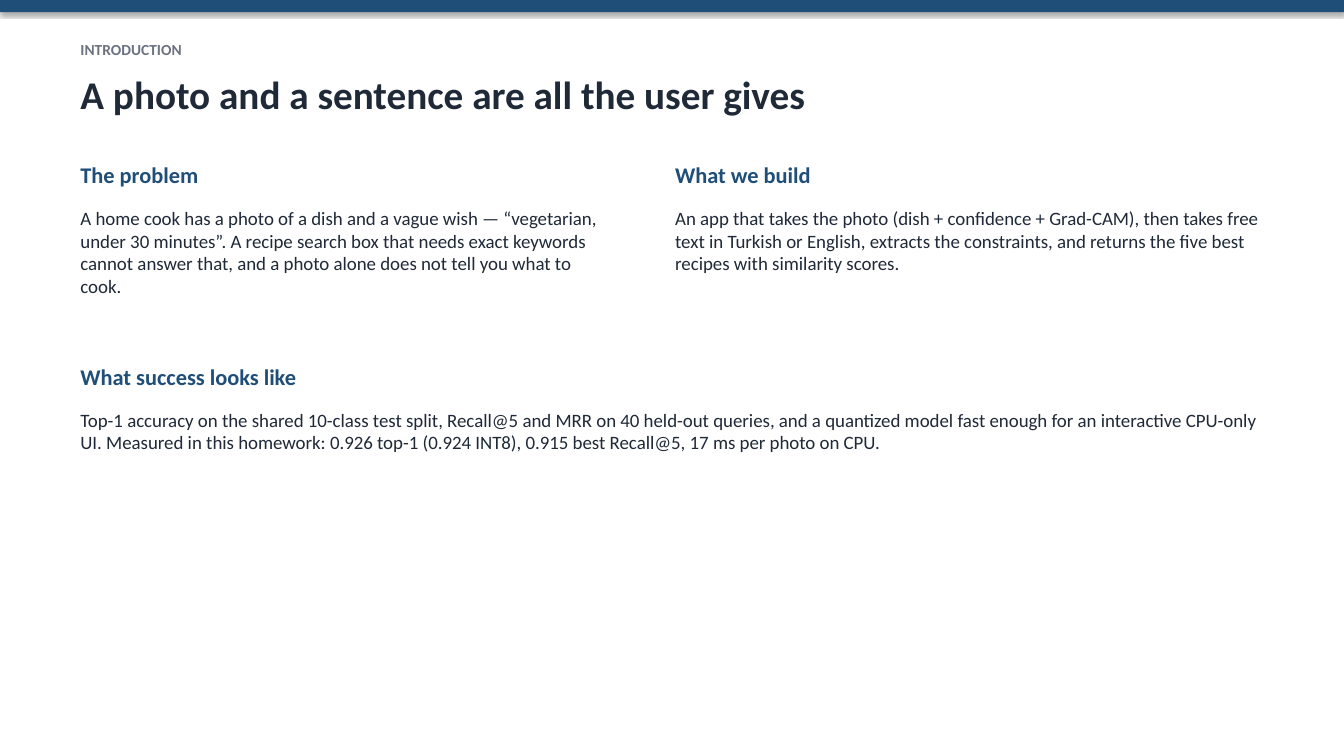
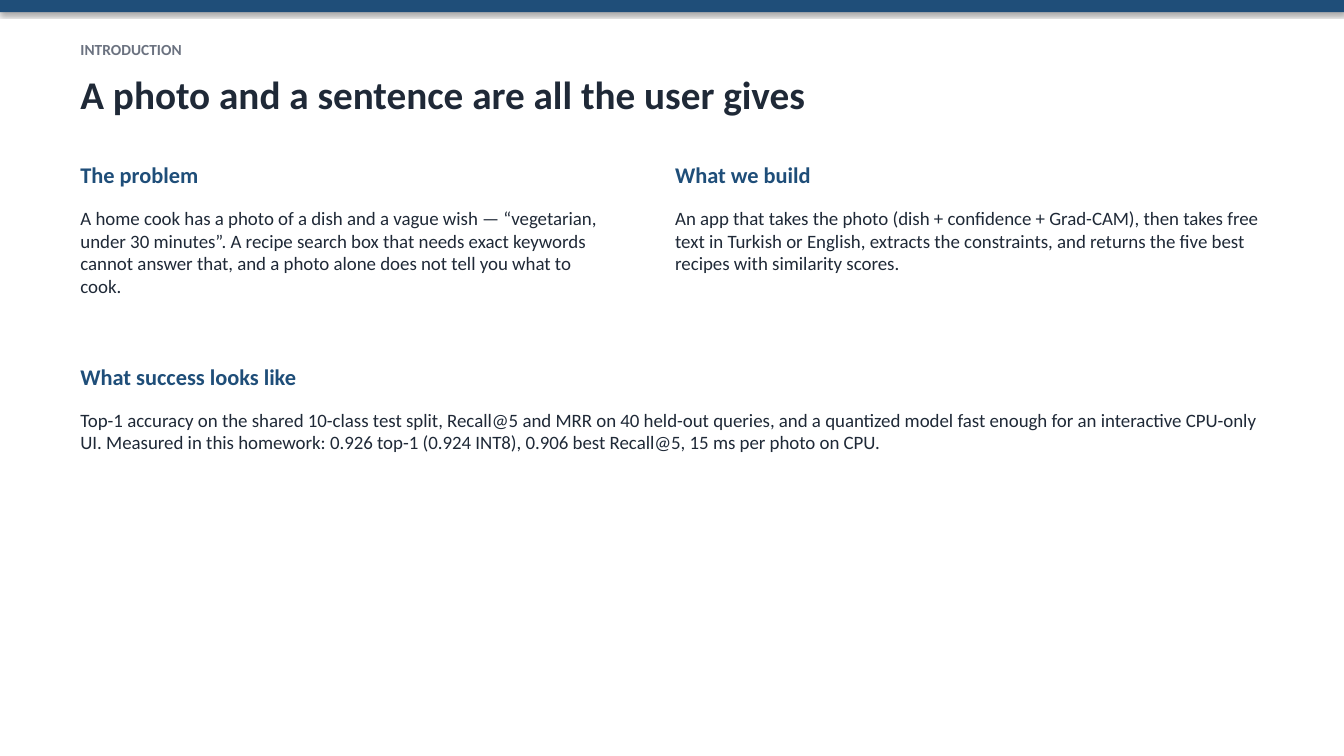
Before and after one commit to mehmeteminakkaya/swe015-food-recipe-finder, a slide deck: slide 2 of docs/slides.pptx. Drawn at 1344x756 pixels with LibreOffice and Linux fonts; fonts in the diff are those of the drawing. Boxes give left, top, right and bottom in pixels: in the first picture for what was removed or moved away, otherwise in the second. Text is boxed around its words. In the diff, an @@ line names an element or a change of style, - is before the commit and + after.

```diff
--- a/docs/slides.pptx
+++ b/docs/slides.pptx
@@ text at (80, 414, 1256, 452): text changed @@
-Top-1 accuracy on the shared 10-class test split, Recall@5 and MRR on 40 held-out queries, and a quantized model fast enough for an interactive CPU-only UI. Measured in this homework: 0.926 top-1 (0.924 INT8), 0.915 best Recall@5, 17 ms per photo on CPU.
+Top-1 accuracy on the shared 10-class test split, Recall@5 and MRR on 40 held-out queries, and a quantized model fast enough for an interactive CPU-only UI. Measured in this homework: 0.926 top-1 (0.924 INT8), 0.906 best Recall@5, 15 ms per photo on CPU.
```
Also in this commit, not shown: 8 other slides changed, 23 other files.
